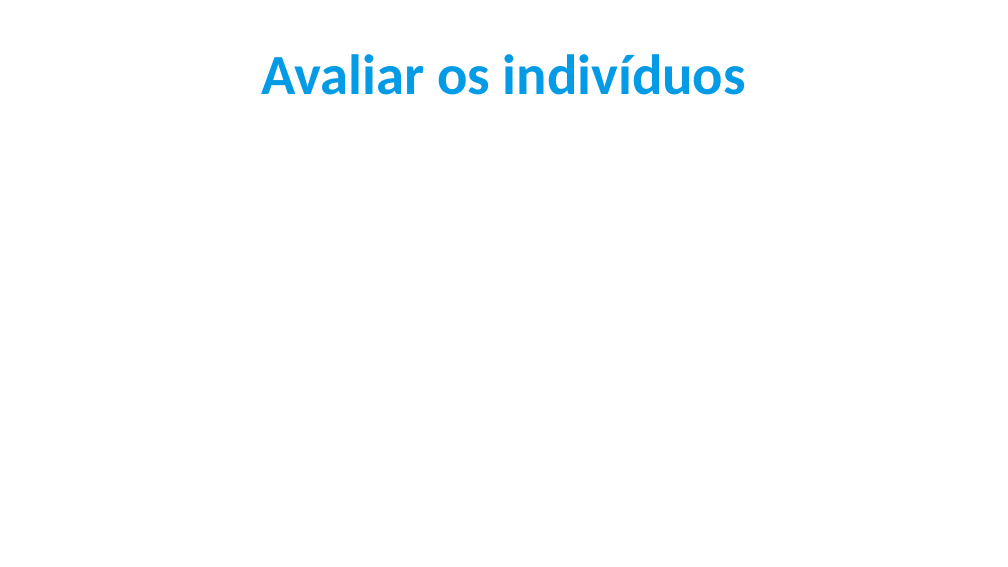
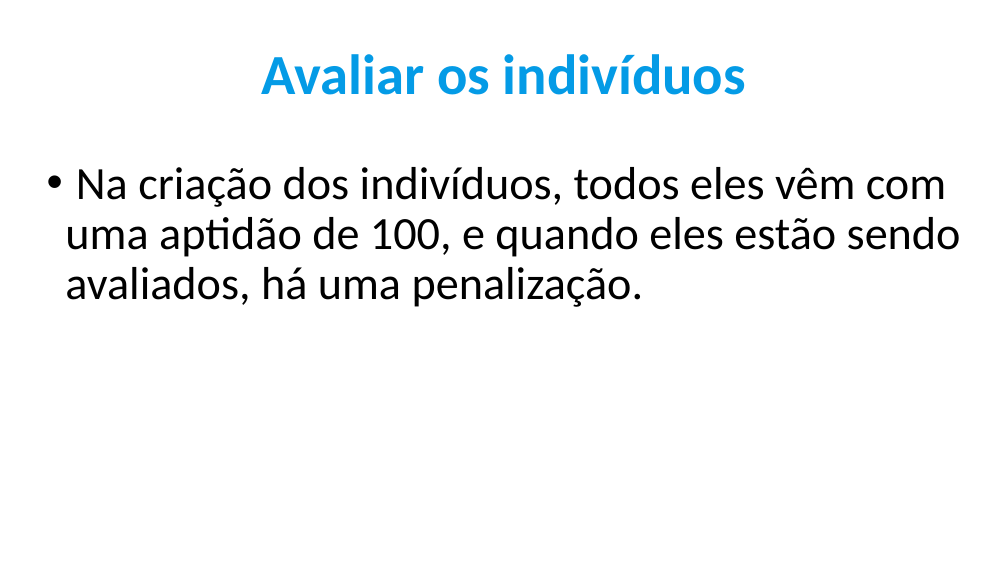
Before and after one commit to IgorSantos1996/GeneticAlgorithms, a slide deck: slide 14 of Apresentação.pptx (slide 12 before the commit). Drawn at 1008x567 pixels with LibreOffice and Linux fonts; fonts in the diff are those of the drawing. Boxes give left, top, right and bottom in pixels: in the first picture for what was removed or moved away, otherwise in the second. Text is boxed around its words. In the diff, an @@ line names an element or a change of style, - is before the commit and + after.

```diff
--- a/Apresentação.pptx
+++ b/Apresentação.pptx
@@ text added at (x1=65, y1=167, x2=961, y2=307), 44 pt, text #000000 @@
+• Na criação dos indivíduos, todos eles vêm com uma aptidão de 100, e quando eles estão sendo avaliados, há uma penalização.
```
Also in this commit, not shown: 6 other slides changed, 6 slides added, 2 slides removed.
